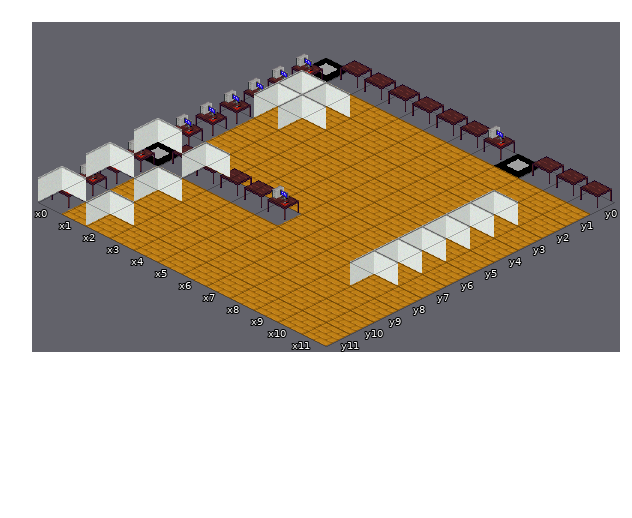
Two versions of a level (Tiled map, src/hakd/gui/resources/maps/untitled64.tmx). Above: the version before the commit.
Cells are 64x32 px. Isometric: x runs down to the right, y down to the left. Shown: x 0..11, y 0..11. The commit also replaced the tileset; all pictures use the new one.
After the commit:
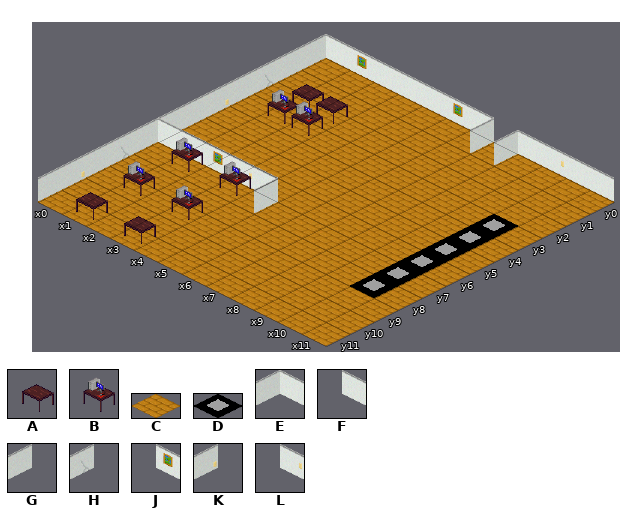
Key: from "desk": A 0, B 1; from "floor tile": C 0; from "slot tile": D 0; from "walls": E 0, F 1, G 2, H 3, J 4, K 5, L 6.
_ is an empty cell.
Tiles of an added or newly shown layer are drawn over the layers below it.
The edit:
Layer "floor":
y 0: x 0..11 DAAAAAABDAAA -> CCCCCCCCCCCC
y 1..6: x 0 B -> C
y 7: x 0..5 DAAAAB -> CCCCCC
y 8..11: x 0 B -> C
Layer "Tile Layer 2" (removed):
y 2: x 1..2 EE -> __
y 3: x 1..2 EE -> __; x 10 E -> _
y 4..6: x 10 E -> _
y 7: x 0 E -> _; x 2 E -> _; x 10 E -> _
y 8: x 10 E -> _
y 9: x 0 E -> _; x 2 E -> _
y 11: x 0 E -> _; x 2 E -> _
Layer "wall" (added):
y 0: x 0..11 ____________ -> EFFFFJFGELFF
y 1: x 0 _ -> G
y 2: x 0 _ -> H
y 3: x 0 _ -> G
y 4: x 0 _ -> K
y 5..6: x 0 _ -> G
y 7: x 0..5 ______ -> EFJLFG
y 8: x 0 _ -> H
y 9: x 0 _ -> G
y 10: x 0 _ -> K
y 11: x 0 _ -> G
Layer "objects" (added):
y 0: x 1 _ -> J
y 2: x 1..2 __ -> AA
y 3: x 1..2 __ -> BB; x 10 _ -> D
y 4..6: x 10 _ -> D
y 7: x 1 _ -> B; x 3 _ -> B; x 10 _ -> D
y 8: x 10 _ -> D
y 9: x 1 _ -> B; x 3 _ -> B
y 11: x 1 _ -> A; x 3 _ -> A
Pixel boxes of the changes (left, top, right, bottom) in both pictures:
changed: (38, 34, 614, 298)
